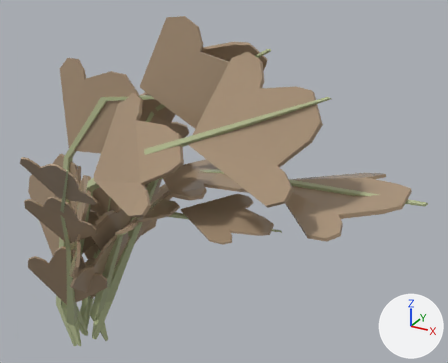
An edit to the FBX model Assets/Art/Models/Vegetables/Carrot/Dry/Carrot_Dry_8.fbx, drawn before and after from the same camera.
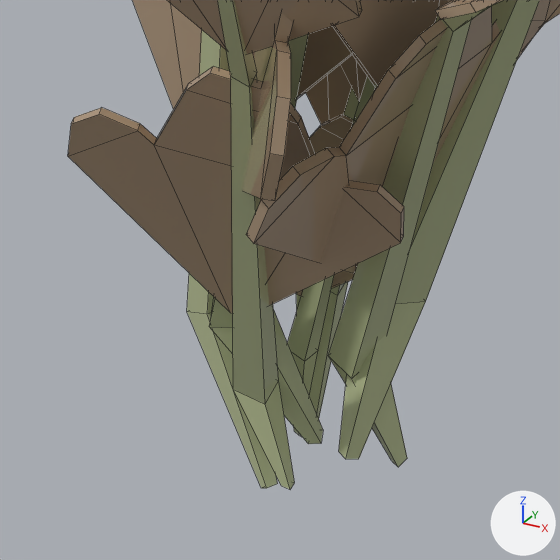
Old and new are each drawn whole from a 50 mm lens placed at (0.354, -0.364, 0.373), pointed at (0.138, 0.029, 0.176) and again close up on the part from 3% to 32% of the width and 63% to 100% of the height. The lights are fixed; the arrows at lower right show +X, +Y and +Z. The close-ups show mesh edges as thin lines. Where no turn or scale is listed for an object, it has been applied to the vertices.

The scene before the commit, as lines of its bpy script (objects in view):
```python
me_plane_001 = bpy.data.meshes.new('Plane.001')
me_plane_001.from_pydata(...)  # 812 vertices, 749 faces; spans x -0.063..0.297, y -0.085..0.088, z -0.013..0.304
me_plane_001.materials.append(mat_base_color_001)  # picture img_paleta_png
ob_8_dry_carrot = bpy.data.objects.new('8_Dry_Carrot', me_plane_001)
ob_8_dry_carrot.location = (0.0, 0.0, 0.0)
```
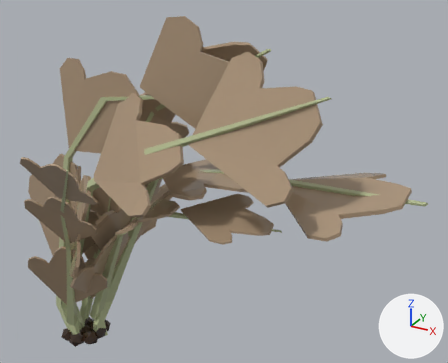
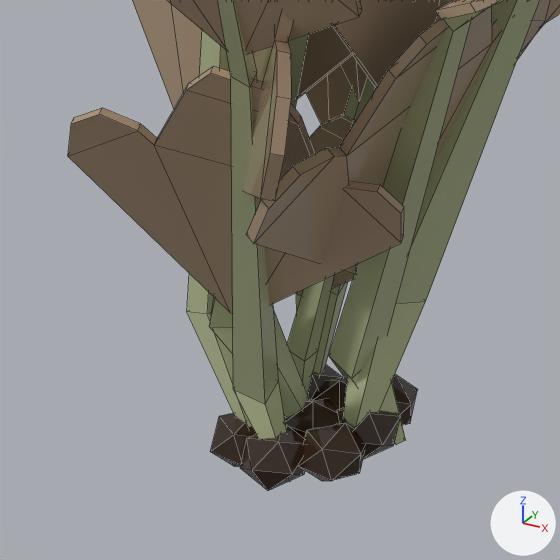
The newer file is also rescaled (x2.0) as a whole; pictures and numbers use the older file's frame.

Pixel boxes (x1, y1, x2, y2) of what changed, in the close-ups (560 x 560 px; the box of a moved part takes in the faces that stretch with it):
'8_Dry_Carrot', reshaped
    before: (68, 0, 560, 489)
    after: (68, 0, 560, 490)
part 1 of me_plane_001, added (brown)
    after: (300, 423, 365, 481)
part 2 of me_plane_001, added (brown)
    after: (210, 413, 256, 466)
part 3 of me_plane_001, added (black)
    after: (308, 365, 343, 399)
part 4 of me_plane_001, added
    after: (392, 375, 418, 425)
part 5 of me_plane_001, added
    after: (312, 378, 347, 409)
part 6 of me_plane_001, added (black)
    after: (337, 407, 401, 459)
part 7 of me_plane_001, added (black)
    after: (285, 398, 338, 439)
part 8 of me_plane_001, added
    after: (240, 425, 305, 490)
part 9 of me_plane_001, moved or reshaped
    before: (187, 282, 426, 489)
    after: (187, 282, 426, 482)

Diff of the bpy script that builds the scene:
```diff
--- a/Assets/Art/Models/Vegetables/Carrot/Dry/Carrot_Dry_8.fbx.py
+++ b/Assets/Art/Models/Vegetables/Carrot/Dry/Carrot_Dry_8.fbx.py
@@ mat_base_color @@
+mat_base_color = principled_material('Base color')
+mat_base_color.texture = img_paleta_png
+mat_base_color.roughness = 0.0
@@ me_plane_001 @@
 # used by ob_8_dry_carrot; location = (0.0, 0.0, 0.0)
-me_plane_001.from_pydata(...)  # 812 vertices, 749 faces; spans x -0.063..0.297, y -0.085..0.088, z -0.013..0.304
+me_plane_001.from_pydata(...)  # 920 vertices, 929 faces; spans x -0.063..0.297, y -0.085..0.088, z -0.008..0.304
+# me_plane_001 part 1: a new loose piece, an icosphere of 20 faces spanning x 0.002..0.018, y -0.009..0.006, z -0.008..0.005, in mat_base_color (picture img_paleta_png)
+# me_plane_001 part 2: a new loose piece, an icosphere of 20 faces spanning x -0.019..-0.003, y -0.015..0.0, z -0.008..0.005, in mat_base_color (picture img_paleta_png)
+# me_plane_001 part 3: a new loose piece, an icosphere of 20 faces spanning x -0.018..-0.003, y 0.006..0.022, z -0.008..0.005, in mat_base_color (picture img_paleta_png)
+# me_plane_001 part 4: a new loose piece, an icosphere of 20 faces spanning x 0.0..0.016, y 0.011..0.026, z -0.008..0.005, in mat_base_color (picture img_paleta_png)
+# me_plane_001 part 5: a new loose piece, an icosphere of 20 faces spanning x -0.007..0.007, y 0.005..0.02, z -0.008..0.005, in mat_base_color (picture img_paleta_png)
+# me_plane_001 part 6: a new loose piece, an icosphere of 20 faces spanning x 0.003..0.018, y 0.001..0.017, z -0.008..0.005, in mat_base_color (picture img_paleta_png)
+# me_plane_001 part 7: a new loose piece, an icosphere of 20 faces spanning x -0.007..0.007, y -0.004..0.011, z -0.008..0.005, in mat_base_color (picture img_paleta_png)
+# me_plane_001 part 8: a new loose piece, an icosphere of 20 faces spanning x -0.008..0.007, y -0.017..-0.001, z -0.008..0.005, in mat_base_color (picture img_paleta_png)
+# me_plane_001 part 9
+# 6 vertices in x -0.009..0.004, y -0.011..0.007, z -0.008 move by (0.0, 0.0, 0.002)
+# 4 vertices in x -0.003..0.011, y 0.001..0.007, z -0.005 move by (0.0, 0.0, -0.001)
+# 4 vertices in x -0.011..0.017, y 0.008..0.015, z -0.011 move by (0.0, 0.0, 0.005)
+# 4 vertices in x -0.007..0.014, y -0.01..0.013, z -0.012 move by (0.0, 0.0, 0.006)
+# 6 vertices move from x -0.009..0.016, y -0.011..0.012, z -0.013..-0.007 to x -0.009..0.016, y -0.011..0.012, z -0.006
 me_plane_001.materials.append(mat_base_color_001)
+me_plane_001.materials.append(mat_base_color)  # picture img_paleta_png
```
